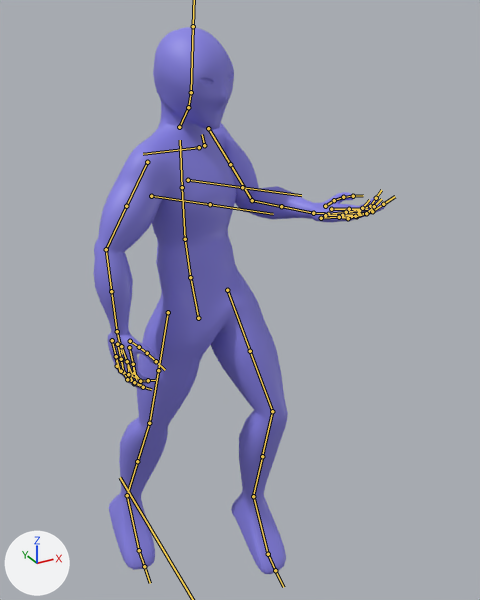
Before and after pictures for a commit that changed the FBX model Assets/Models/Fighters/Mage.fbx.
One viewpoint serves both versions: a 50 mm camera at (-1.26, -2.84, 3.51) aimed at (0.19, -0.2, 2.19). Every picture has the same lights, and +X, +Y and +Z are marked at lower left. Both versions are drawn at frame 24 of the action 'BAKED_Attack1'; the numbers are the values there. The bones that bend it are drawn over the model as lines.

In view in the first picture: 'BaseModel'.
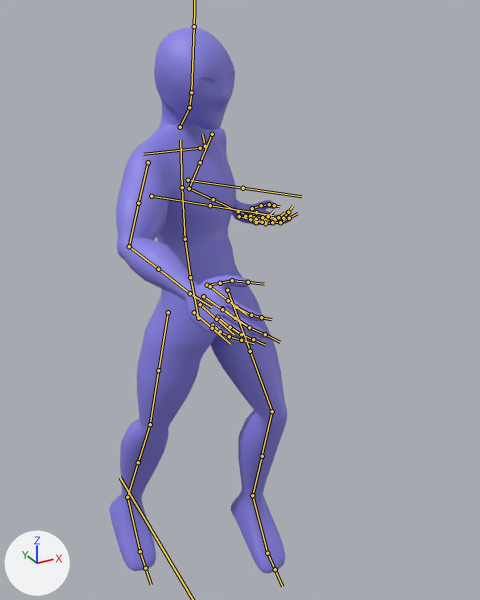
What the commit changed:
Bone 'DEF-upper_arm.L' (bone_def_upper_arm_l) moves from (-0.034, -0.051, 0.003) to (-0.021, -0.025, 0.017).
Bone 'DEF-upper_arm.L' (bone_def_upper_arm_l) turns from (33, 15, -33) to (-26, 1, -6) degrees about its own x, y and z.
Bone 'DEF-upper_arm.L.001' (bone_def_upper_arm_l_001) turns from (0, -5, 0) to (0, 1, 0) degrees about its own x, y and z.
Bone 'DEF-forearm.L' (bone_def_forearm_l) turns from (45, 4, -26) to (79, 40, -53) degrees about its own x, y and z.
Bone 'DEF-hand.L' (bone_def_hand_l) turns from (15, -33, 5) to (0, -31, 2) degrees about its own x, y and z.
Bone 'DEF-upper_arm.R' (bone_def_upper_arm_r) turns from (-8, 0, 1) to (20, 2, -10) degrees about its own x, y and z.
Bone 'DEF-upper_arm.R.001' (bone_def_upper_arm_r_001) turns from (0, -1, 0) to (0, 6, 0) degrees about its own x, y and z.
Bone 'DEF-forearm.R' (bone_def_forearm_r) turns from (3, 1, 33) to (44, 1, 18) degrees about its own x, y and z.

Pixel boxes (x1, y1, x2, y2) of what changed, in the pictures (480 x 600 px):
'BaseModel', posed (37% narrower): before (94, 27, 385, 574); after (109, 27, 291, 573)
bone 'DEF-upper_arm.L', root to tip: before (208, 128) to (230, 164); after (212, 134) to (200, 162)
bone 'DEF-upper_arm.L.001', root to tip: before (230, 164) to (252, 200); after (200, 162) to (189, 188)
bone 'DEF-forearm.L', root to tip: before (252, 200) to (281, 206); after (189, 188) to (213, 199)
bone 'DEF-hand.L', root to tip: before (313, 213) to (336, 214); after (238, 211) to (254, 217)
bone 'DEF-upper_arm.R', root to tip: before (147, 162) to (126, 206); after (148, 162) to (138, 203)
bone 'DEF-upper_arm.R.001', root to tip: before (126, 206) to (106, 249); after (138, 203) to (129, 246)
bone 'DEF-forearm.R', root to tip: before (106, 249) to (111, 291); after (129, 246) to (158, 269)
